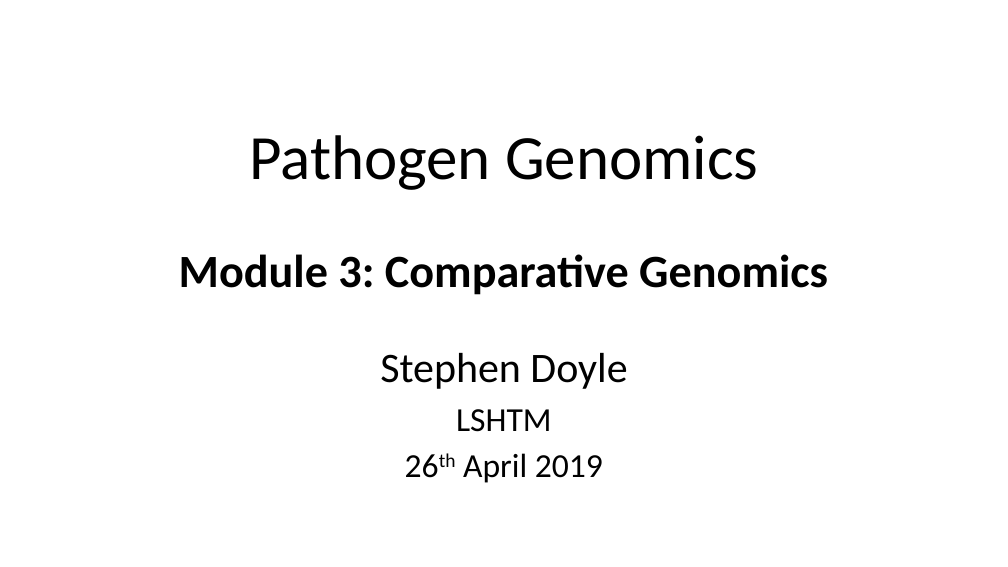
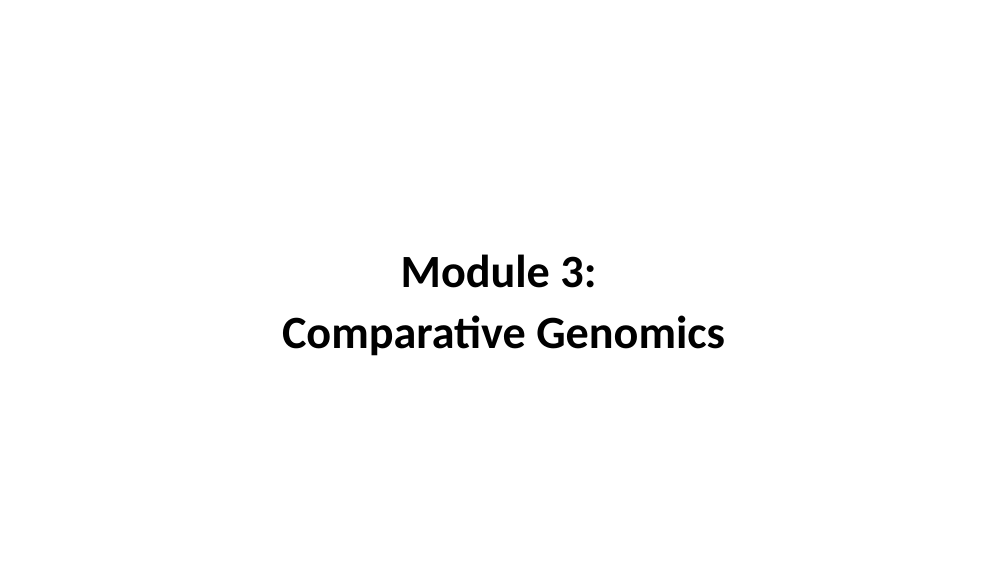
Before and after one commit to stephenrdoyle/LSHTM_ParasiteGenomics, a slide deck: slide 1 of presentations/Presentation_PathogenGenomicsLSHTM_Module3_ComparativeGenomics.pptx. Drawn at 1008x567 pixels with LibreOffice and Linux fonts; fonts in the diff are those of the drawing. Boxes give left, top, right and bottom in pixels: in the first picture for what was removed or moved away, otherwise in the second. Text is boxed around its words. In the diff, an @@ line names an element or a change of style, - is before the commit and + after.

```diff
--- a/presentations/Presentation_PathogenGenomicsLSHTM_Module3_ComparativeGenomics.pptx
+++ b/presentations/Presentation_PathogenGenomicsLSHTM_Module3_ComparativeGenomics.pptx
@@ title removed at bbox=[249, 135, 758, 190] @@
-Pathogen Genomics
@@ subtitle at bbox=[282, 254, 725, 356]: text changed; bold on @@
-Module 3: Comparative Genomics
-Stephen Doyle
-LSHTM
-26th April 2019
+Module 3:
+Comparative Genomics
```
Also in this commit, not shown: 2 other files.
